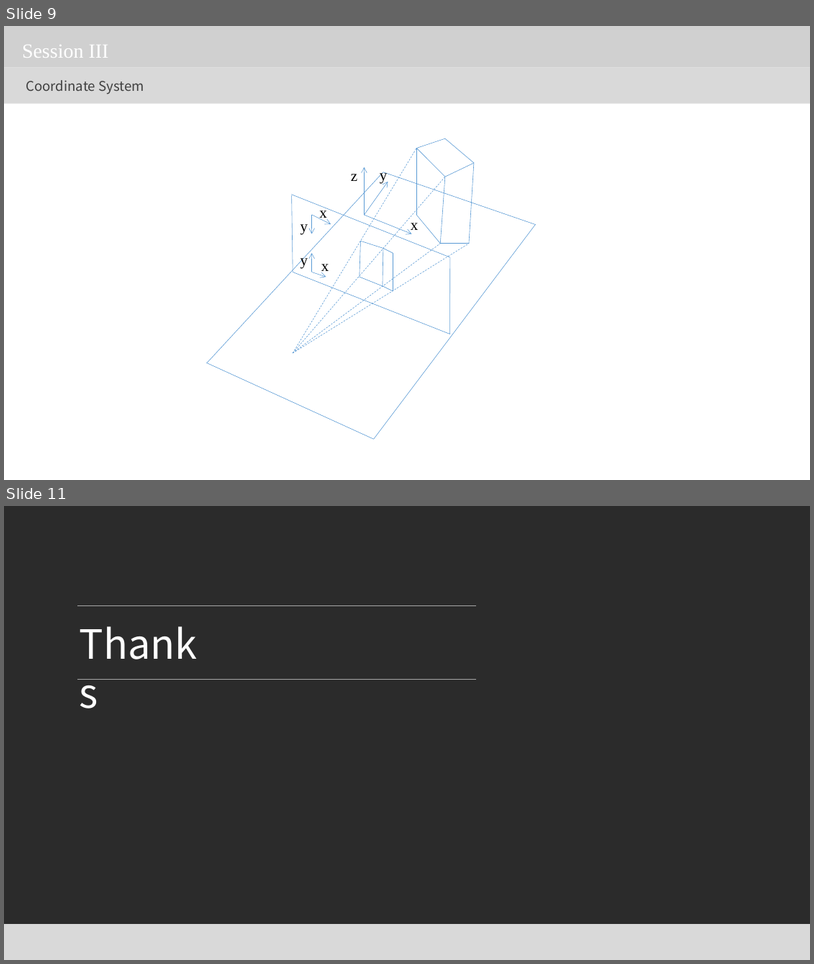
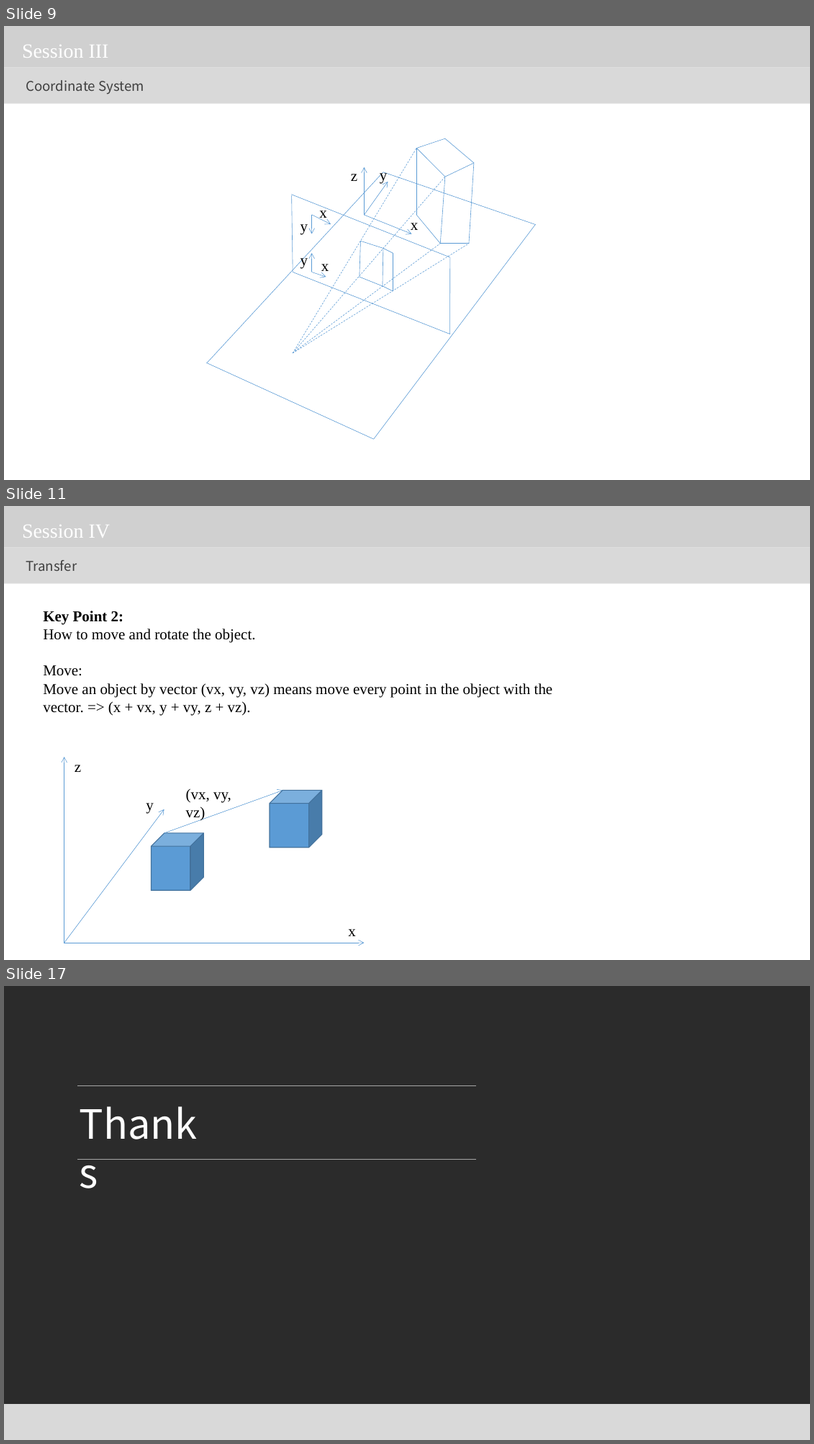
Before and after one commit to jeromepeng/tetris, a slide deck: Doc/3D Graphic.pptx. Shown one above the other, each under a label of ours: slides 9 and 11 before the commit, slides 9, 11 and 17 after it; the slides between them are not shown. The pictures are 814x964 and 814x1444 pixels, drawn with LibreOffice and Linux fonts; fonts in the diff are those of the drawing; grey boxes stand for pictures; background and template pictures are left out; a plain dark background stands for a picture behind light text. Boxes give left, top, right and bottom in pixels: in the first picture for what was removed or moved away, otherwise in the second. Text is boxed around its words. In the diff, an @@ line names an element or a change of style, - is before the commit and + after.

```diff
--- a/Doc/3D Graphic.pptx
+++ b/Doc/3D Graphic.pptx
@@ slide 11 added at (4, 506, 810, 960), background picture (left out) @@
@@ picture added at (4, 506, 810, 547) @@
@@ text added at (22, 525, 111, 538), 24 pt, text #FFFFFF @@
+Session IV
@@ rectangle added at (4, 547, 810, 584), fill #D9D9D9 @@
@@ text added at (26, 560, 77, 571), 16 pt, text #404040 @@
+Transfer
@@ text added at (43, 610, 553, 716), 18 pt, text #000000 @@
+Key Point 2:
+How to move and rotate the object.
+Move:
+Move an object by vector (vx, vy, vz) means move every point in the object with the vector. => (x + vx, y + vy, z + vz).
@@ arrow added from (64, 943) to (64, 757), #5B9BD5 0.5 pt @@
@@ text added at (75, 764, 81, 772), 18 pt, text #000000 @@
+z
@@ text added at (146, 803, 153, 813), 18 pt, text #000000 @@
+y
@@ arrow added from (165, 833) to (283, 790), #5B9BD5 0.5 pt @@
@@ text added at (186, 788, 232, 821), 18 pt, text #000000 @@
+(vx, vy, vz)
@@ cube added at (270, 790, 322, 848), fill #5B9BD5, outline #43739E 1 pt @@
@@ arrow added from (64, 943) to (165, 809), #5B9BD5 0.5 pt @@
@@ cube added at (151, 833, 203, 890), fill #5B9BD5, outline #43739E 1 pt @@
@@ text added at (348, 929, 355, 936), 18 pt, text #000000 @@
+x
@@ arrow added from (64, 943) to (365, 943), #5B9BD5 0.5 pt @@
@@ what was slide 11 is now slide 17 @@
```
Also in this commit, not shown: 1 slide changed, 5 other slides added, 11 other files.
